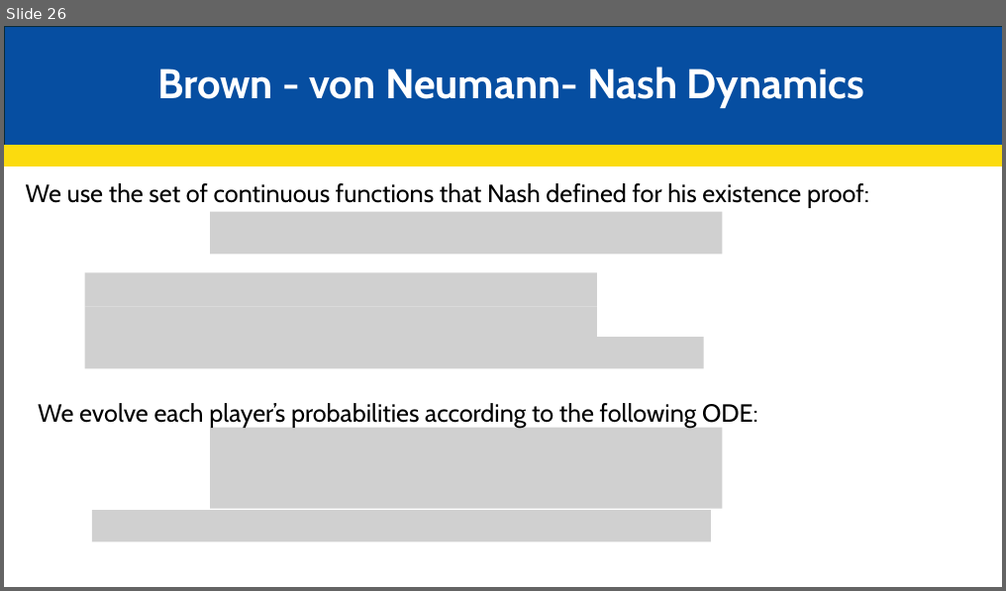
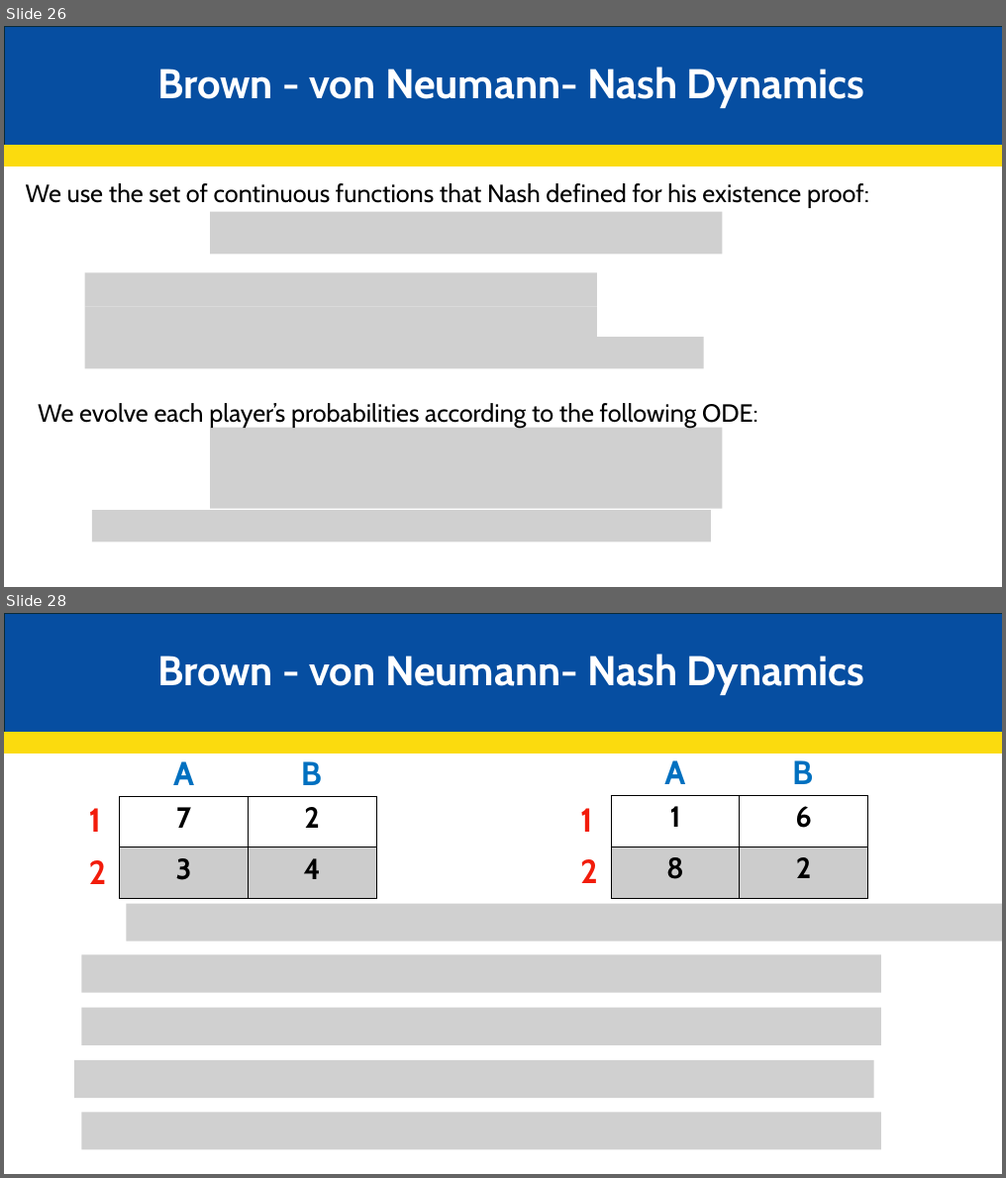
Before and after one commit to JakeCisc210/Candidacy, a slide deck: Reading Course/Presentations/Game Theory Six.pptx. Shown one above the other, each under a label of ours: slide 26 before the commit, slides 26 and 28 after it; the slides between them are not shown. The pictures are 1006x591 and 1006x1178 pixels, drawn with LibreOffice and Linux fonts; fonts in the diff are those of the drawing; grey boxes stand for pictures. Boxes give left, top, right and bottom in pixels: in the first picture for what was removed or moved away, otherwise in the second. Text is boxed around its words. In the diff, an @@ line names an element or a change of style, - is before the commit and + after.

```diff
--- a/Reading Course/Presentations/Game Theory Six.pptx
+++ b/Reading Course/Presentations/Game Theory Six.pptx
@@ slide 28 added at [4, 613, 1002, 1174], background #FFFFFF @@
@@ rectangle added at [5, 613, 1002, 733], fill #064EA1, outline #092A39 1.5 pt @@
@@ text added at [157, 654, 865, 695], 40 pt, text #FFFFFF, bold @@
+Brown - von Neumann- Nash Dynamics
@@ rectangle added at [4, 733, 1002, 753], fill #FBDB0E, outline #FBDB0E 1.5 pt @@
@@ text added at [664, 761, 685, 784], 32 pt, text #0070C0, bold @@
+A
@@ text added at [792, 761, 813, 784], 32 pt, text #0070C0, bold @@
+B
@@ text added at [173, 761, 194, 785], 32 pt, text #0070C0, bold @@
+A
@@ text added at [301, 761, 322, 785], 32 pt, text #0070C0, bold @@
+B
@@ text added at [89, 808, 101, 832], 32 pt, text #F21C0B, bold @@
+1
@@ table added at [119, 796, 377, 899], 2 rows, 2 columns @@
+7 | 2
+3 | 4
@@ text added at [580, 808, 592, 832], 32 pt, text #F21C0B, bold @@
+1
@@ table added at [611, 796, 868, 898], 2 rows, 2 columns @@
+1 | 6
+8 | 2
@@ text added at [89, 861, 107, 884], 32 pt, text #F21C0B, bold @@
+2
@@ text added at [580, 860, 598, 883], 32 pt, text #F21C0B, bold @@
+2
@@ picture added at [126, 903, 1002, 941] @@
@@ picture added at [82, 956, 881, 992] @@
@@ picture added at [82, 1008, 881, 1045] @@
@@ picture added at [74, 1060, 874, 1098] @@
@@ picture added at [82, 1112, 881, 1150] @@
```
Also in this commit, not shown: 1 other slide added.
